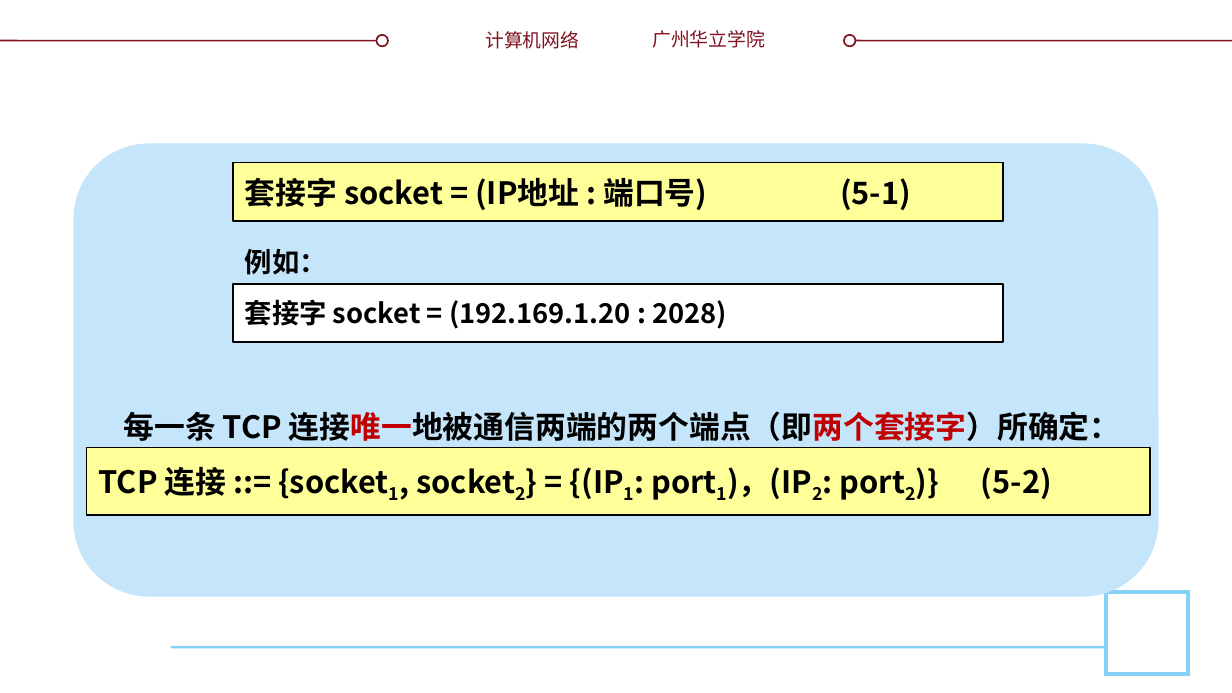
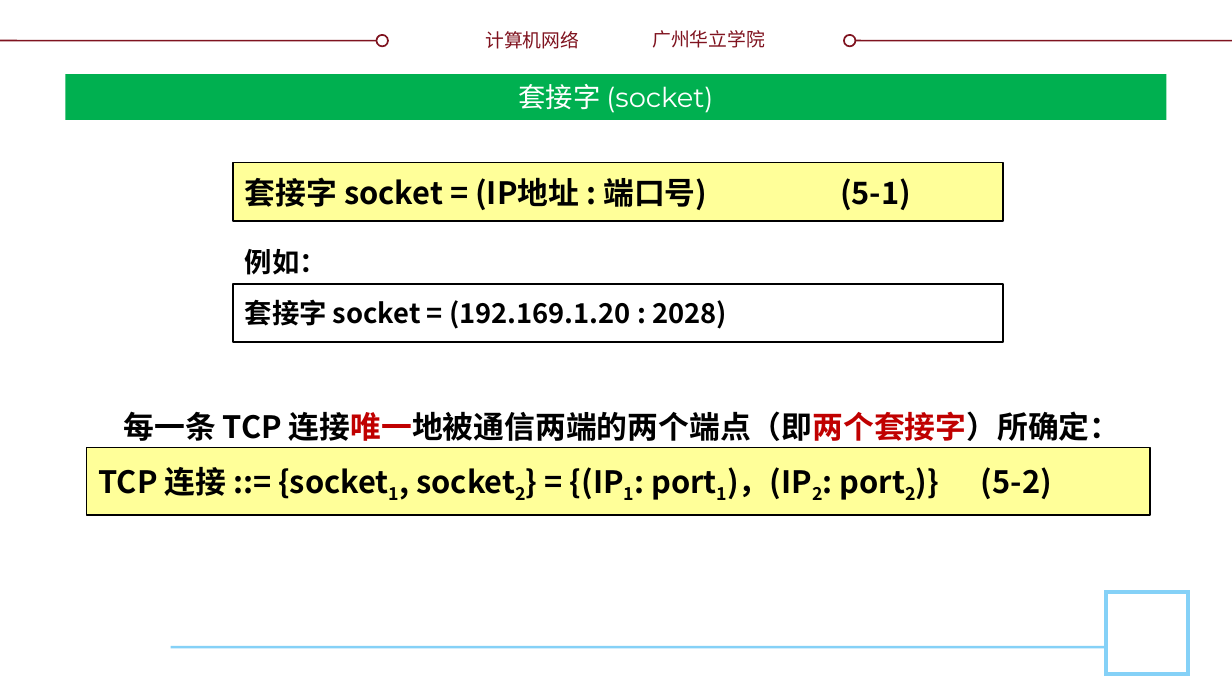
Before and after one commit to glplaman/glplaman.github.io, a slide deck: slide 43 of network/ppt/chap5.pptx (slide 42 before the commit). Drawn at 1232x693 pixels with LibreOffice and Linux fonts; fonts in the diff are those of the drawing; background and template pictures are left out. Boxes give left, top, right and bottom in pixels: in the first picture for what was removed or moved away, otherwise in the second. Text is boxed around its words. In the diff, an @@ line names an element or a change of style, - is before the commit and + after.

```diff
--- a/network/ppt/chap5.pptx
+++ b/network/ppt/chap5.pptx
@@ title "套接字 (socket)": place and size @@
-title "套接字 (socket)" at bbox=[416, 468, 515, 494]
+title "套接字 (socket)" at bbox=[65, 74, 1167, 120]
@@ title "套接字 (socket)" at bbox=[65, 74, 1167, 120]: size 20 to 16 pt, font Noto Sans CJK SC to Montserrat, bold off; vertical alignment top to middle; fill none to #00B050 @@
@@ rounded rectangle removed at bbox=[74, 143, 1159, 596] @@
```
Also in this commit, not shown: 43 other slides changed, 1 slide added, 9 other files.
